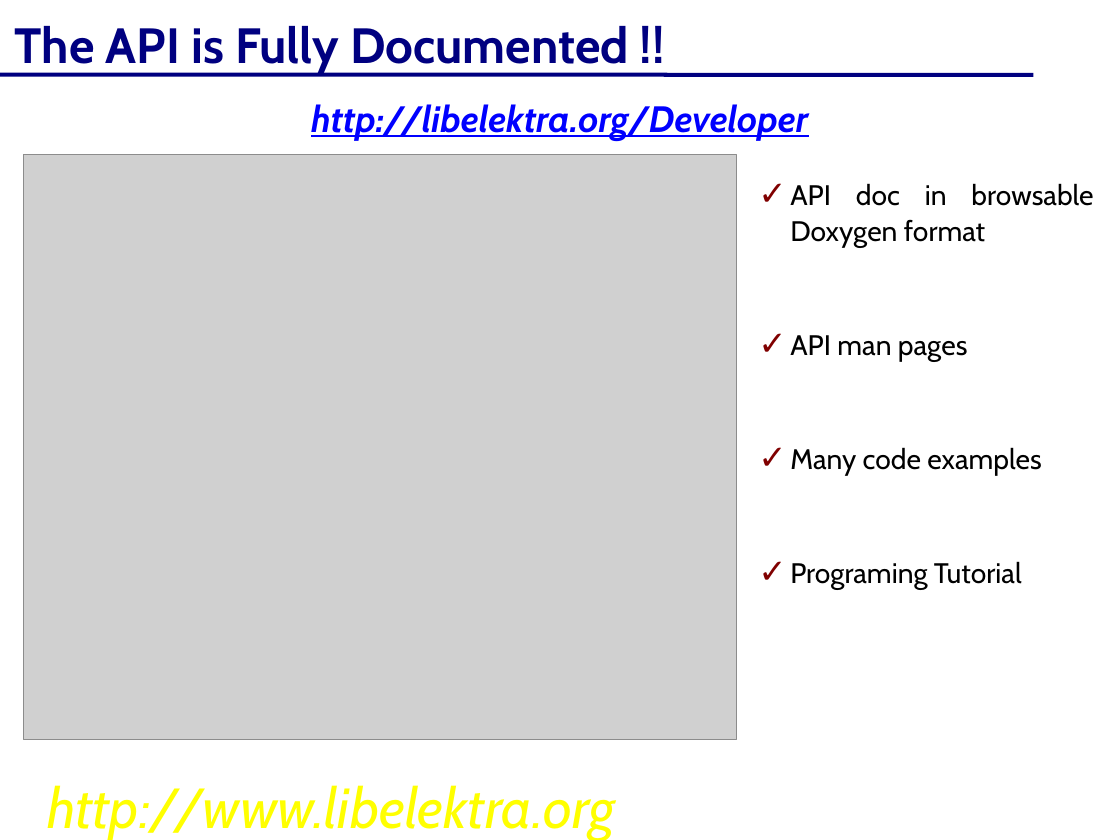
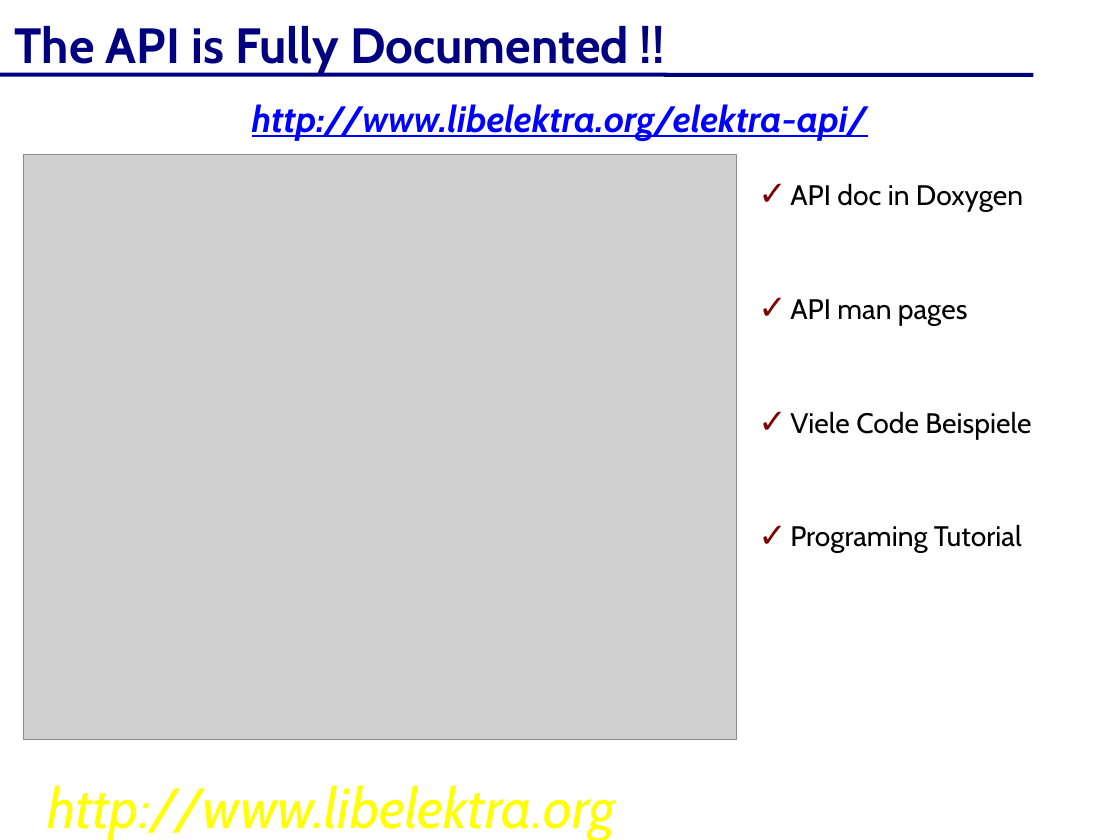
Before and after one commit to ElektraInitiative/libelektra, a slide deck: slide 35 of doc/elektra-de.odp. Drawn at 1120x840 pixels with LibreOffice and Linux fonts; fonts in the diff are those of the drawing; grey boxes stand for pictures; background and template pictures are left out. Boxes give left, top, right and bottom in pixels: in the first picture for what was removed or moved away, otherwise in the second. Text is boxed around its words. In the diff, an @@ line names an element or a change of style, - is before the commit and + after.

```diff
--- a/doc/elektra-de.odp
+++ b/doc/elektra-de.odp
@@ text at [252, 104, 868, 141]: text changed @@
-http://libelektra.org/Developer
+http://www.libelektra.org/elektra-api/
@@ text at [790, 183, 1023, 211]: text changed @@
-✓ API doc in browsable Doxygen format
+✓ API doc in Doxygen
@@ text at [790, 411, 1031, 439]: text changed @@
-✓ Many code examples
+✓ Viele Code Beispiele
```
Also in this commit, not shown: 25 other slides changed, 12 slides added, 11 slides removed.
